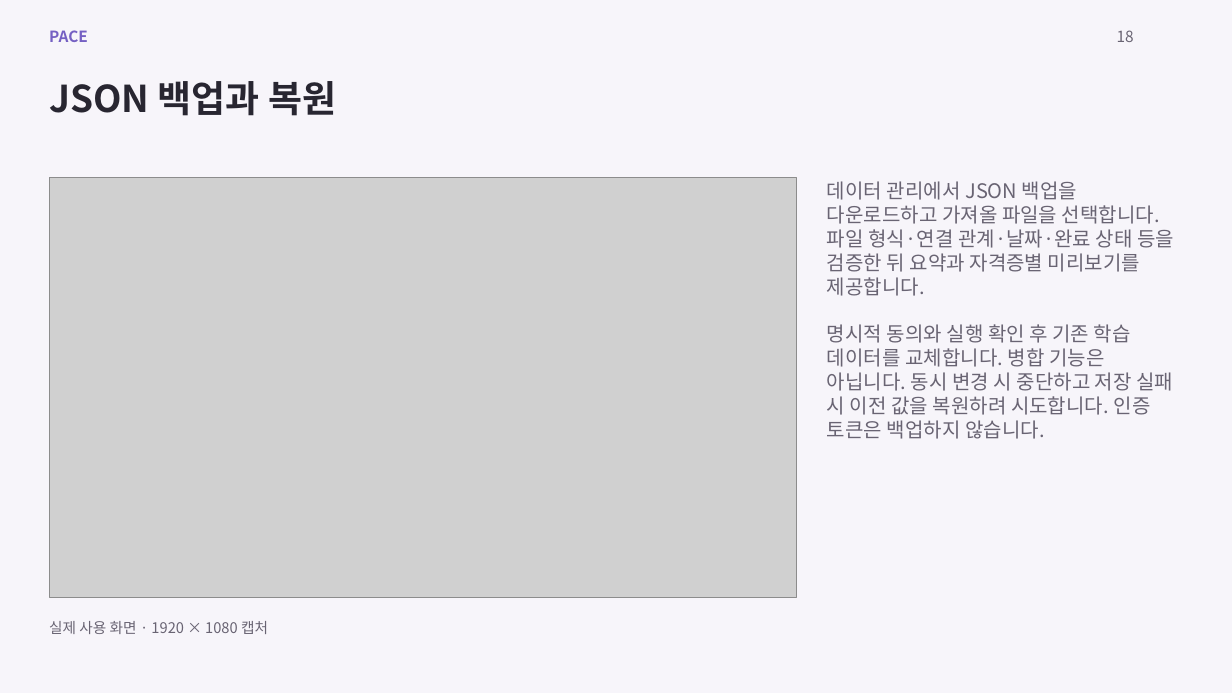
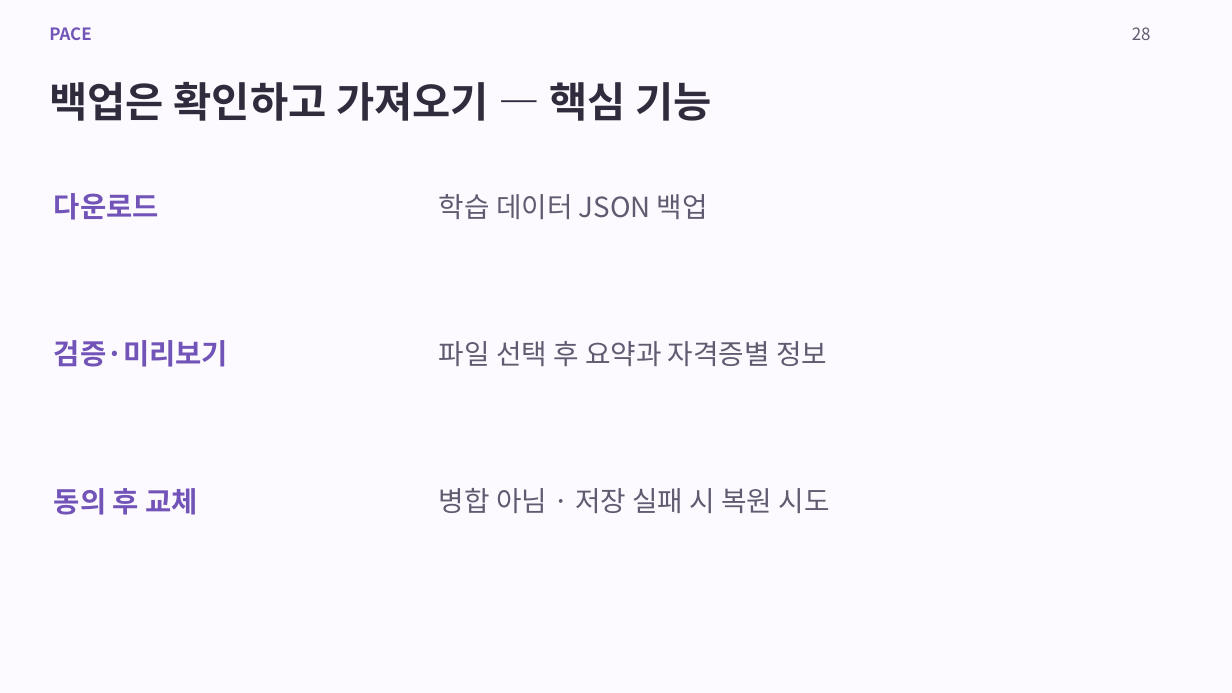
Before and after one commit to rykim1217/ALEPH, a slide deck: slide 28 of projects/PACE/presentation/PACE-project.pptx (slide 18 before the commit). Drawn at 1232x693 pixels with LibreOffice and Linux fonts; fonts in the diff are those of the drawing; grey boxes stand for pictures. Boxes give left, top, right and bottom in pixels: in the first picture for what was removed or moved away, otherwise in the second. Text is boxed around its words. In the diff, an @@ line names an element or a change of style, - is before the commit and + after.

Commit message:
docs(pace): enlarge submission screenshots and simplify slide copy

```diff
--- a/projects/PACE/presentation/PACE-project.pptx
+++ b/projects/PACE/presentation/PACE-project.pptx
@@ background #F7F5FA to #FCFAFE @@
@@ text "PACE" at (49, 27, 91, 40): size 15 to 16.5 pt, text colour #7560C3 to #7254B8 @@
@@ text added at (1132, 27, 1151, 40), 16.5 pt, text #625A70 @@
+28
@@ text removed at (1117, 30, 1134, 42) @@
-18
@@ text removed at (49, 81, 336, 116) @@
-JSON 백업과 복원
@@ text added at (49, 82, 713, 121), 40.5 pt, text #302B3D, bold @@
+백업은 확인하고 가져오기 — 핵심 기능
@@ picture removed at (50, 177, 796, 597) @@
@@ text added at (54, 193, 159, 220), 27.8 pt, text #7254B8, bold @@
+다운로드
@@ text added at (439, 194, 708, 219), 27 pt, text #625A70 @@
+학습 데이터 JSON 백업
@@ text removed at (827, 181, 1174, 439) @@
-데이터 관리에서 JSON 백업을 다운로드하고 가져올 파일을 선택합니다. 파일 형식·연결 관계·날짜·완료 상태 등을 검증한 뒤 요약과 자격증별 미리보기를 제공합니다.
-명시적 동의와 실행 확인 후 기존 학습 데이터를 교체합니다. 병합 기능은 아닙니다. 동시 변경 시 중단하고 저장 실패 시 이전 값을 복원하려 시도합니다. 인증 토큰은 백업하지 않습니다.
@@ text added at (54, 340, 228, 367), 27.8 pt, text #7254B8, bold @@
+검증·미리보기
@@ text added at (439, 341, 827, 366), 27 pt, text #625A70 @@
+파일 선택 후 요약과 자격증별 정보
@@ text added at (54, 488, 197, 515), 27.8 pt, text #7254B8, bold @@
+동의 후 교체
@@ text added at (439, 488, 830, 513), 27 pt, text #625A70 @@
+병합 아님 · 저장 실패 시 복원 시도
@@ text removed at (49, 621, 268, 634) @@
-실제 사용 화면 · 1920 × 1080 캡처
```
Also in this commit, not shown: 6 other slides changed, 24 slides added, 14 slides removed, 4 other files.
